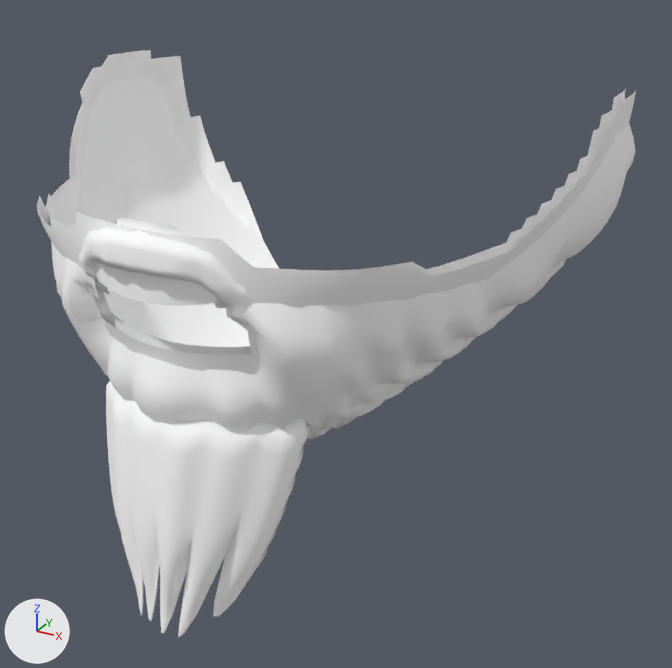
One commit to the glTF model modules/gamer-services/assets/avatars/v3/facial_longbeard.female.glb: the scene before it, then after it.
Rendered twice from a 50 mm camera at (0.252, -0.455, 1.565) aimed at (0.03, -0.05, 1.363). Lighting does not change. The marker at lower left points along +X, +Y and +Z. The older version comes first. Vertices at exactly the same position are counted once.

The scene before the commit, as lines of its bpy script (objects in view):
```python
me_facial_longbeard = bpy.data.meshes.new('facial_longbeard')
me_facial_longbeard.from_pydata(...)  # 5805 vertices, 10973 faces; spans x -0.161..0.161, y -0.18..0.059, z 1.245..1.492
# faces by material slot: [4622, 4971, 1380]
me_facial_longbeard.materials.append(mat_facial_longbeard_0)  # white #ffffff
me_facial_longbeard.materials.append(mat_facial_longbeard_1)  # white #ffffff
me_facial_longbeard.materials.append(mat_facial_longbeard_2)  # white #ffffff
ob_facial_longbeard = bpy.data.objects.new('facial_longbeard', me_facial_longbeard)
ob_facial_longbeard.location = (0.0, 0.0, 0.0)
```
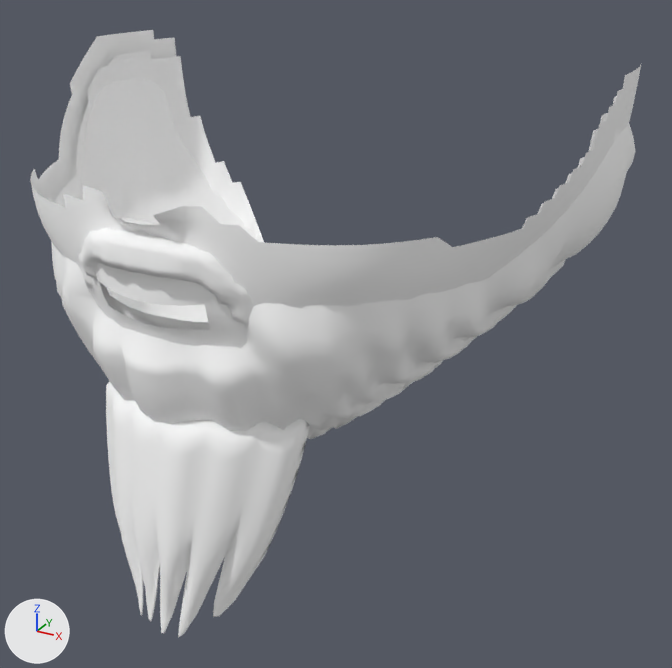
The change in detail:
me_facial_longbeard is used by ob_facial_longbeard; location (0.0, 0.0, 0.0).
me_facial_longbeard had 5805 vertices, 10973 faces and spanned x -0.161..0.161, y -0.18..0.059, z 1.245..1.492.
me_facial_longbeard now has 6004 vertices, 11384 faces and spans x -0.161..0.161, y -0.18..0.059, z 1.245..1.503.
Part 1, on me_facial_longbeard:
15 vertices are removed from x -0.041..0.041, y -0.154..-0.145, z 1.393..1.409.
35 faces are deleted.
3 vertices in x -0.038..0.043, y -0.155..-0.147, z 1.368..1.371 move by (0.0, -0.001, 0.0).
30 vertices move from x -0.044..0.045, y -0.164..-0.145, z 1.371..1.421 to x -0.045..0.045, y -0.169..-0.148, z 1.371..1.422.
94 vertices are added at x -0.158..0.159, y -0.173..0.055, z 1.388..1.503.
11 new vertices lie (0.0, 0.0, 0.006) away from vertices in x -0.158..0.158, y -0.161..0.032, z 1.435..1.491.
9 new vertices lie (0.0, 0.0, 0.005) away from vertices in x -0.158..0.158, y -0.031..0.047, z 1.48..1.486.
11 new vertices lie (-0.001, 0.0, 0.006) away from vertices in x -0.158..-0.095, y -0.132..0.047, z 1.435..1.497.
10 new vertices lie (0.0, -0.001, 0.007) away from vertices in x -0.096..0.089, y -0.155..-0.132, z 1.385..1.441.
13 new vertices lie (0.0, 0.0, 0.007) away from vertices in x -0.089..0.089, y -0.159..-0.138, z 1.434..1.454.
10 new vertices lie (0.0, 0.0, 0.006) away from vertices in x -0.159..0.158, y -0.157..0.04, z 1.448..1.497.
11 new vertices lie (0.001, 0.0, 0.006) away from vertices in x 0.095..0.158, y -0.132..0.047, z 1.435..1.497.
6 new vertices lie (0.0, -0.008, 0.006) away from vertices in x 0.138..0.158, y -0.066..-0.015, z 1.444..1.491.
6 new vertices lie (0.002, -0.001, 0.006) away from vertices in x 0.114..0.143, y -0.106..-0.06, z 1.43..1.45.
6 new vertices lie (0.0, -0.002, 0.007) away from vertices in x -0.035..0.035, y -0.158..-0.152, z 1.392..1.393.
5 new vertices lie (-0.002, -0.001, 0.006) away from vertices in x -0.145..-0.114, y -0.106..-0.052, z 1.43..1.45.
6 new vertices lie (-0.001, -0.001, 0.006) away from vertices in x -0.153..-0.101, y -0.126..-0.038, z 1.435..1.468.
5 new vertices lie (0.0, 0.0, 0.007) away from vertices in x -0.102..0.102, y -0.155..-0.127, z 1.441.
5 new vertices lie (0.008, 0.0, 0.0) away from vertices in x -0.012..-0.004, y -0.169..-0.157, z 1.399..1.452.
6 new vertices lie (0.0, 0.001, -0.007) away from vertices in x -0.043..0.045, y -0.163..-0.153, z 1.407..1.461.
366 new faces join them, mat_facial_longbeard_0 (white #ffffff).
80 new faces join them, mat_facial_longbeard_1 (white #ffffff).

Changed parts and their boxes [x1, y1, x2, y2] in the pictures (672 x 668 px):
'facial_longbeard', reshaped: before [37, 50, 636, 638]; after [30, 30, 641, 638]
part 1 of me_facial_longbeard, built on: before [69, 264, 279, 423]; after [30, 30, 641, 423]
